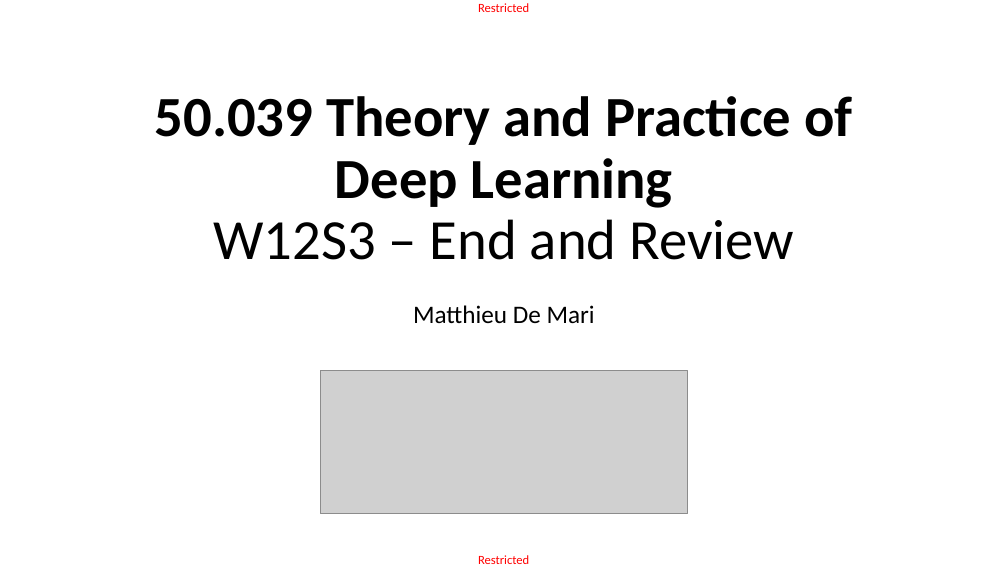
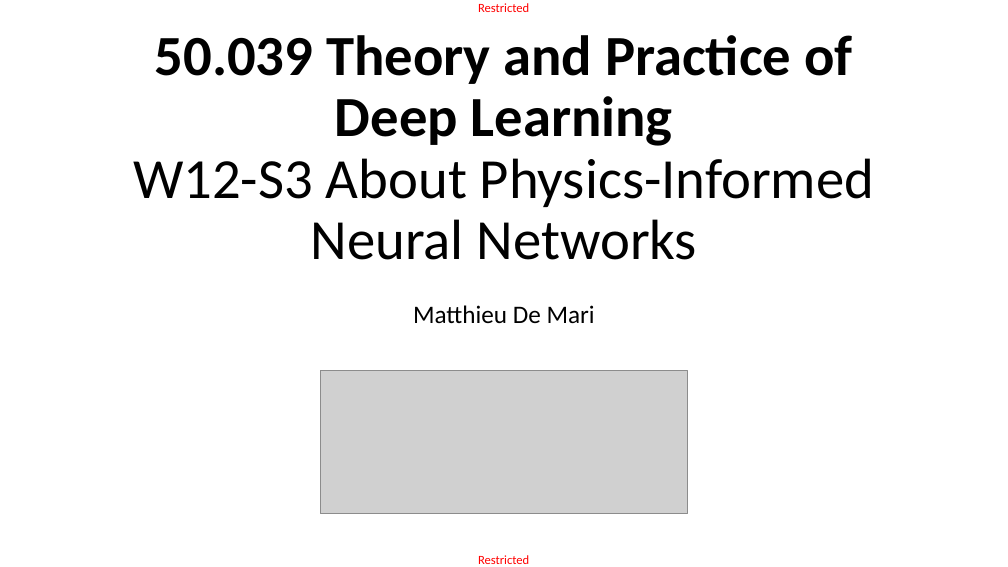
Before and after one commit to matthieudemari/SUTD_DL_50_039, a slide deck: slide 1 of W12/3. W12S3 final/W12S3.pptx. Drawn at 1008x567 pixels with LibreOffice and Linux fonts; fonts in the diff are those of the drawing; grey boxes stand for pictures. Boxes give left, top, right and bottom in pixels: in the first picture for what was removed or moved away, otherwise in the second. Text is boxed around its words. In the diff, an @@ line names an element or a change of style, - is before the commit and + after.

Commit message:
Adding materials for a lecture on Physics-Informed Neural Networks.

```diff
--- a/W12/3. W12S3 final/W12S3.pptx
+++ b/W12/3. W12S3 final/W12S3.pptx
@@ title at (133, 35, 874, 260): text changed; bold off @@
-50.039 Theory and Practice of
-Deep Learning
-W12S3 – End and Review
+50.039 Theory and Practice of
+Deep Learning
+W12-S3 About Physics-Informed
+Neural Networks
```
Also in this commit, not shown: 3 slides added, 39 slides removed, 5 other files.
